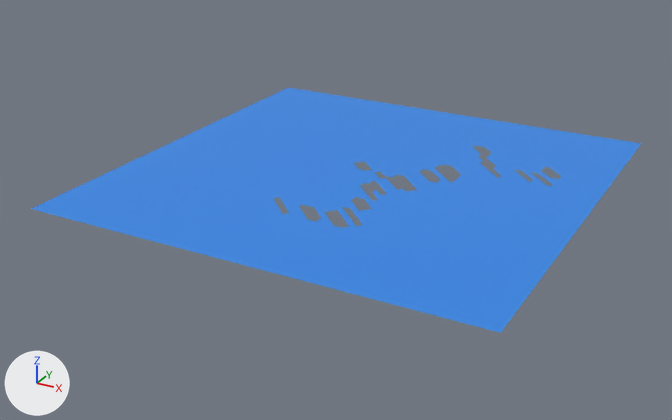
What one commit did to the glTF model public/models/floor.glb.
One viewpoint serves both versions: a 50 mm camera at (26.1, -43.9, 37.9) aimed at (-19.7, 39.4, -3.7). The lights are fixed; the arrows at lower left show +X, +Y and +Z. The first picture is the older version. Where no turn or scale is listed for an object, it has been applied to the vertices.
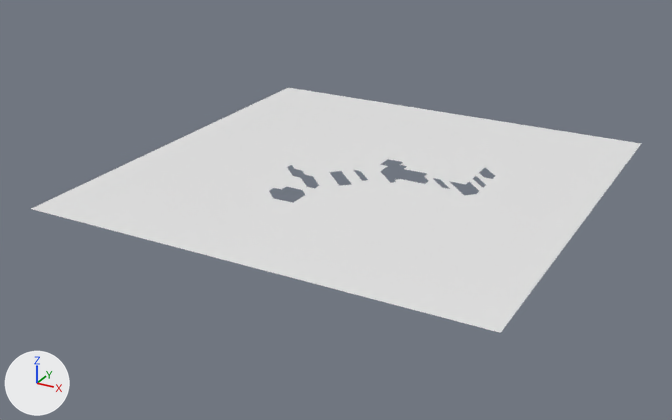
The newer file is also turned or shifted as a whole; pictures and numbers use the older file's frame.

Pixel boxes (x1, y1, x2, y2) of what changed, in the pictures (672 x 420 px):
part 1 of me_plane, reshaped: before (104, 105, 622, 300); after (273, 145, 566, 263)
part 2 of me_plane, recoloured (blue to white): (31, 88, 641, 333) in both

Patch to the scene script:
```diff
--- a/public/models/floor.glb.py
+++ b/public/models/floor.glb.py
@@ me_plane @@
 # used by ob_plane; location = (-17.9, 42.22, 0.0)
-me_plane.from_pydata(...)  # 3066 vertices, 5769 faces; spans x -25.0..25.0, y -25.0..25.0, z 0.0
+me_plane.from_pydata(...)  # 2732 vertices, 5176 faces; spans x -25.0..25.0, y -25.0..25.0, z 0.0
+# me_plane part 1: 1 vertex moved from x 4.9, y 1.0, z 0.0 to x 4.4, y 0.5, z 0.0; 392 vertices removed from x -25.0..25.0, y -25.0..25.0, z 0.0; 58 vertices added at x -4.4..25.0, y -13.2..14.2, z 0.0
+# me_plane part 2: 4258 faces spanning x -25.0..25.0, y -25.0..25.0, z 0.0 switch from mat_material (blue #2f87e7) to no material
```
